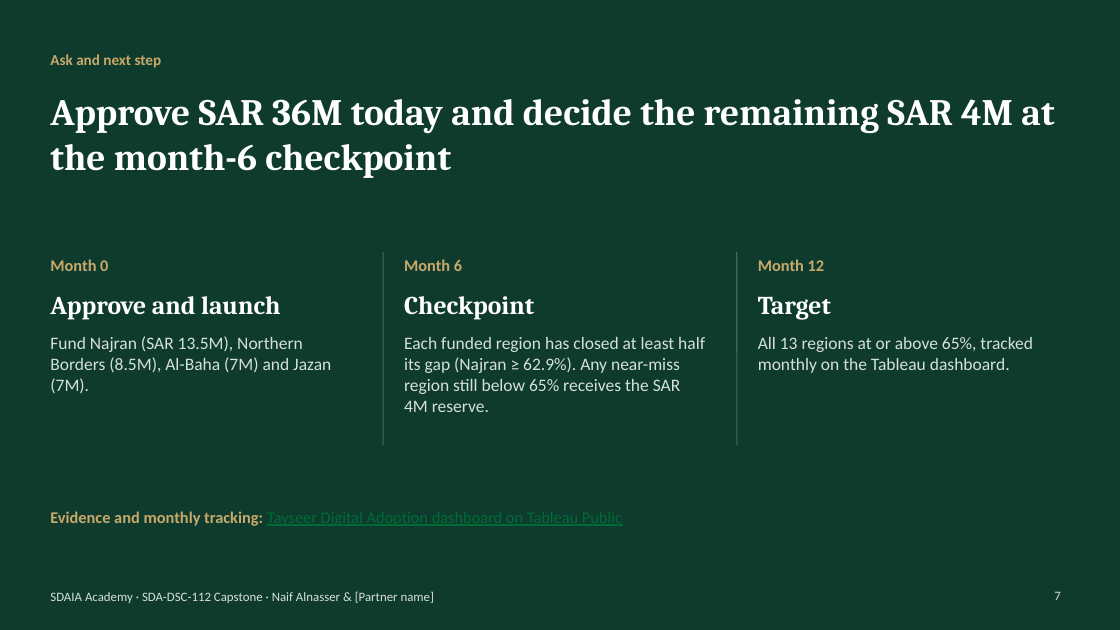
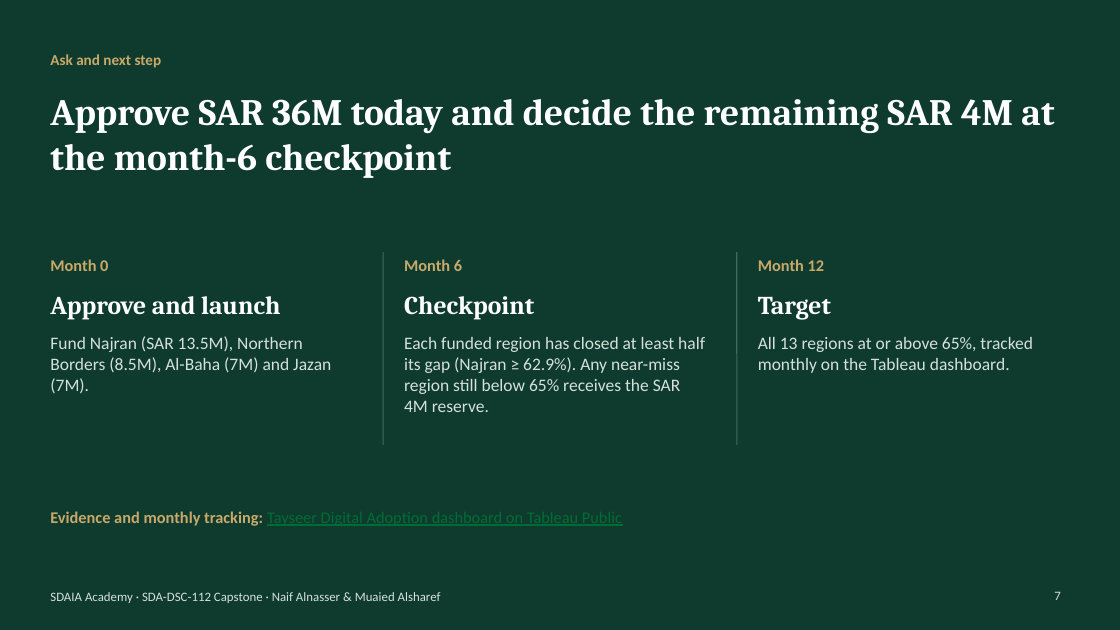
Before and after one commit to Naif-aln/tayseer-digital-adoption-capstone, a slide deck: slide 7 of Tayseer_SAR40M_Capstone_Deck.pptx. Drawn at 1120x630 pixels with LibreOffice and Linux fonts; fonts in the diff are those of the drawing. Boxes give left, top, right and bottom in pixels: in the first picture for what was removed or moved away, otherwise in the second. Text is boxed around its words. In the diff, an @@ line names an element or a change of style, - is before the commit and + after.

Commit message:
Add teammate Muaied Alsharef to the deck and README

```diff
--- a/Tayseer_SAR40M_Capstone_Deck.pptx
+++ b/Tayseer_SAR40M_Capstone_Deck.pptx
@@ text at (x1=50, y1=592, x2=441, y2=603): text changed @@
-SDAIA Academy · SDA-DSC-112 Capstone · Naif Alnasser & [Partner name]
+SDAIA Academy · SDA-DSC-112 Capstone · Naif Alnasser & Muaied Alsharef
```
Also in this commit, not shown: 1 other slide changed, 1 other file.
